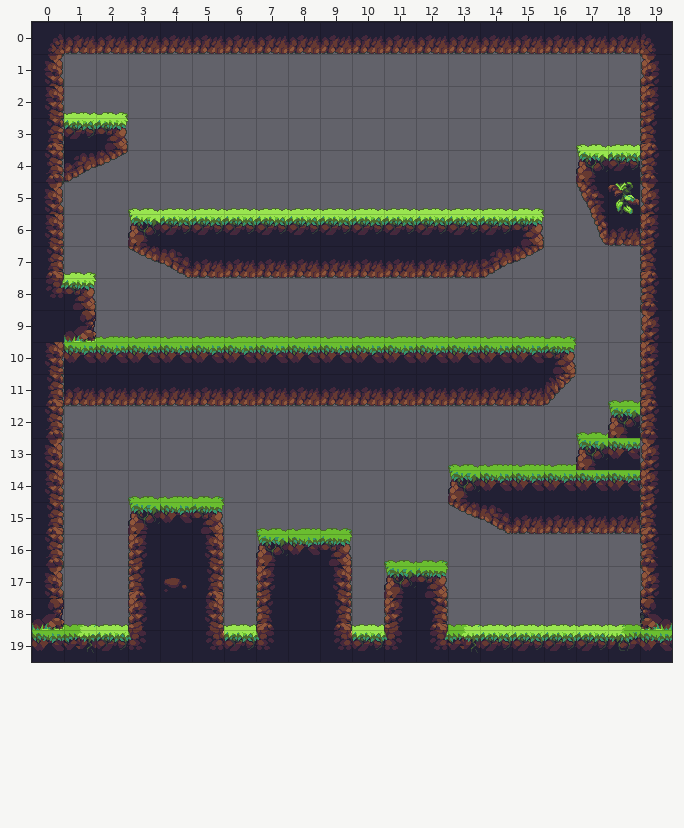
Tiled map (JSON) -- resources/levels/MapPortalTest2.json. This is how it looked before the edit.
Cells are 32x32 px. Shown: x 0..19, y 0..19.
Now the later version:
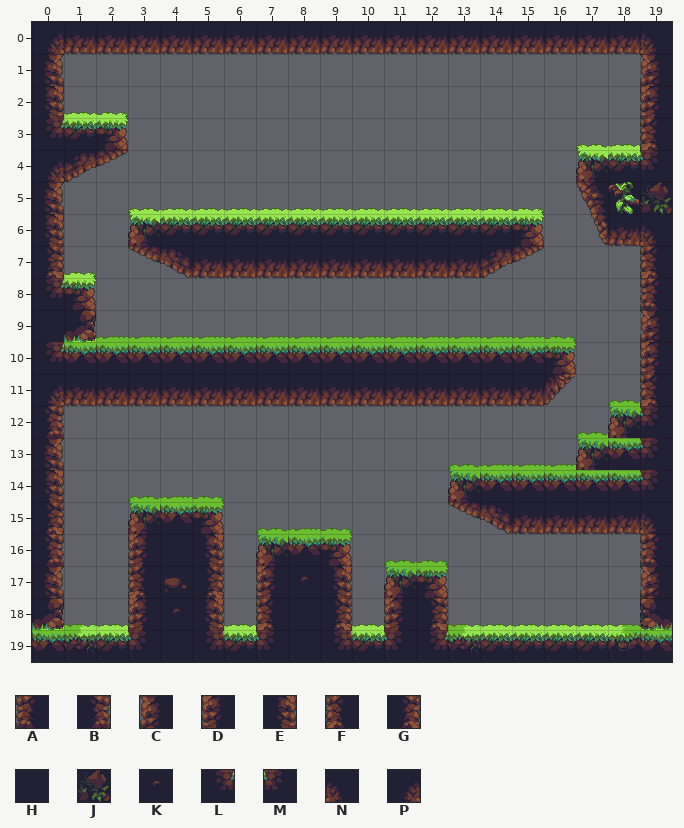
Key: from "OPP Jungle": A 12, B 13, C 40, D 68, E 69, F 96, G 97, H 129, J 157, K 185, L 264, M 265, N 285, P 286.
_ is an empty cell.
Message: made MapPortalTest2 a little prettier
The edit:
Layer "Level":
y 3: x 0 G -> L
y 4: x 0 B -> P; x 19 A -> M
y 5: x 19 C -> J
y 6: x 19 D -> N
y 10: x 0 E -> L
y 11: x 0 G -> P
y 12: x 19 A -> M
y 13: x 19 C -> M
y 14: x 19 D -> M
y 15: x 19 F -> N
y 17: x 8 H -> K
y 18: x 4 H -> K
Pixel boxes of the changes (left, top, right, bottom) in both pictures:
changed: (45, 118, 64, 182)
changed: (640, 150, 672, 246)
changed: (45, 342, 64, 406)
changed: (640, 406, 660, 534)
changed: (301, 577, 309, 582)
changed: (173, 609, 181, 614)
